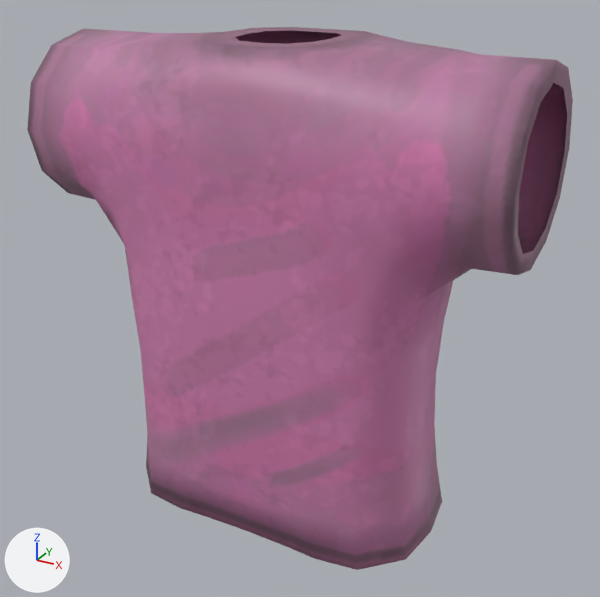
An edit to the glTF model mods/greeble3d/greebles_bulk_apparel/items/character/t-shirt_blue/models/t-shirt_blue.gltf, drawn before and after from the same camera.
Rendered twice from a 50 mm camera at (0.54, -0.945, 1.464) aimed at (0.014, 0.01, 0.986). Lighting does not change. The marker at lower left points along +X, +Y and +Z.

In view in the first picture: 'T-Shirt_Blue'.
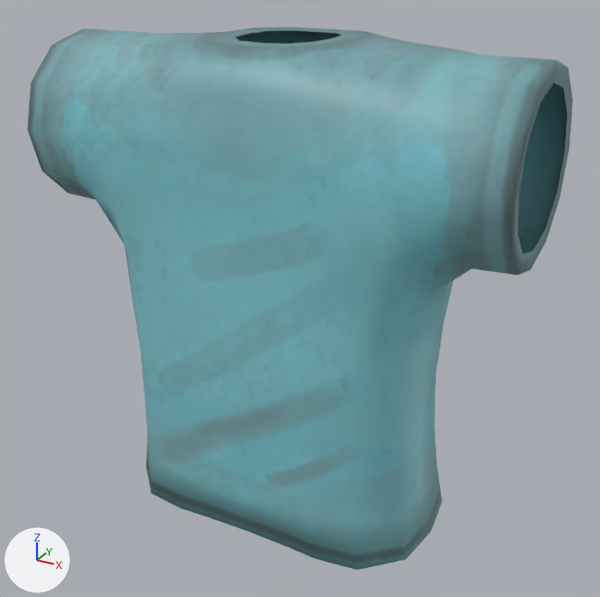
Boxes (x1, y1, x2, y2) around the edits, measured in the pictures (600 x 597 px):
'T-Shirt_Blue', surface changed (pink to cyan): (27, 27, 573, 570) in both

Diff of the bpy script that builds the scene:
```diff
--- a/mods/greeble3d/greebles_bulk_apparel/items/character/t-shirt_blue/models/t-shirt_blue.gltf.py
+++ b/mods/greeble3d/greebles_bulk_apparel/items/character/t-shirt_blue/models/t-shirt_blue.gltf.py
@@ img_t_shirt_blue @@
+img_t_shirt_blue = load_image('T-Shirt_Blue', '../textures/T-Shirt_Blue.png', 512, 512, 'sRGB')
@@ mat_t_shirt_blue @@
 mat_t_shirt_blue = principled_material('T-Shirt_Blue')
-mat_t_shirt_blue.texture = img_t_shirt_pink
+mat_t_shirt_blue.texture = img_t_shirt_blue
```
